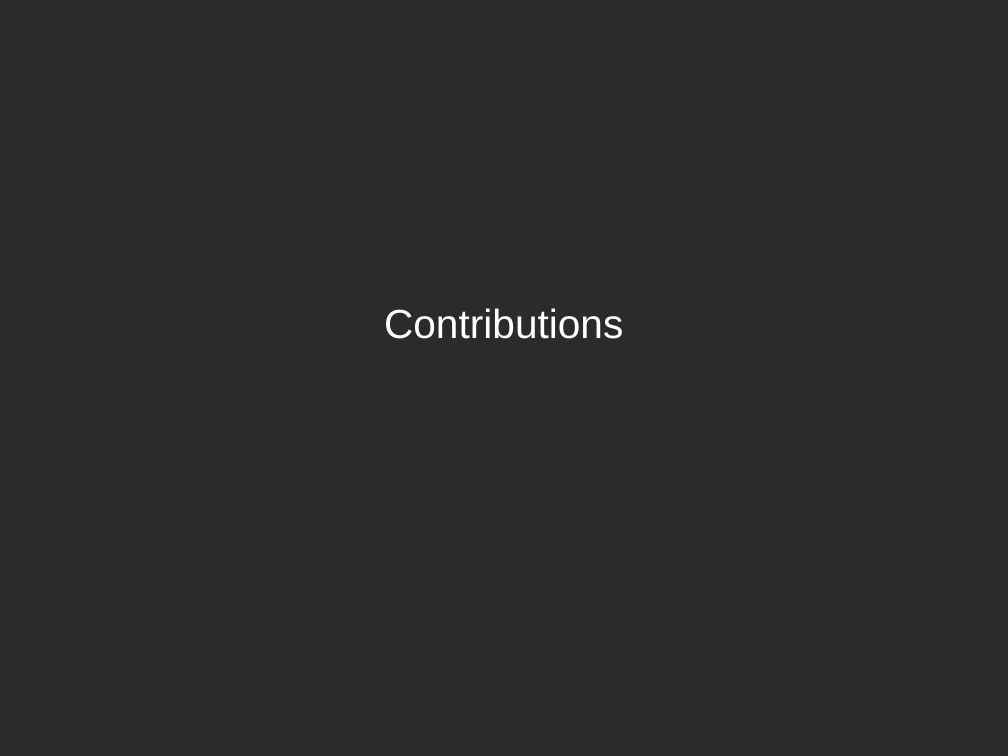
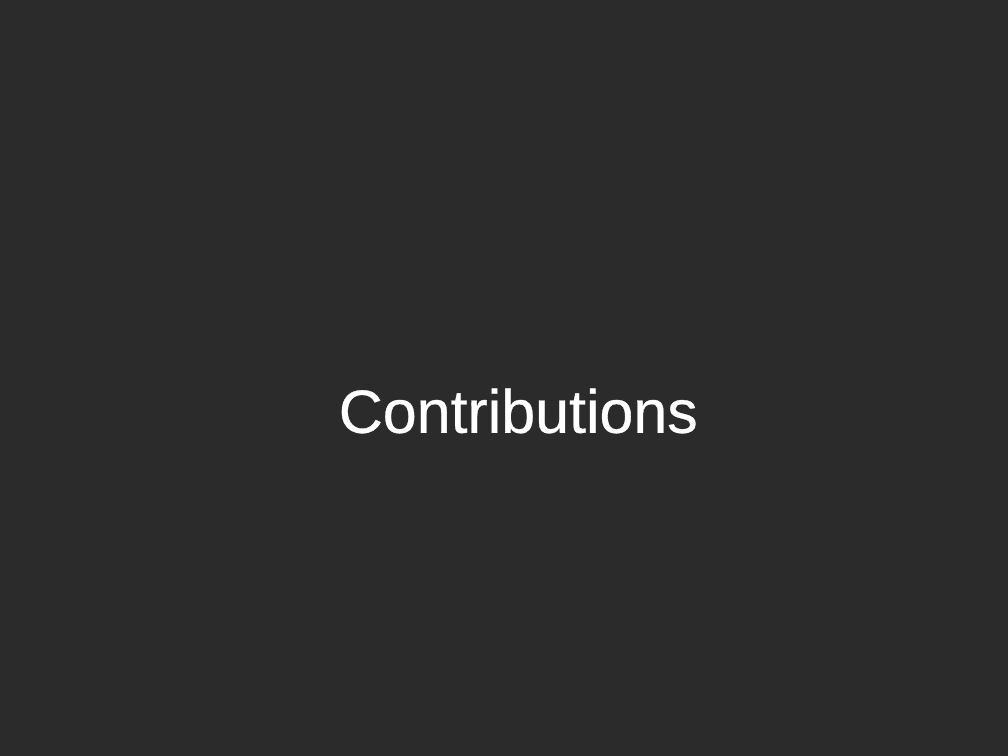
Before and after one commit to bobby-vandiver/cs485-xna-final, a slide deck: slide 11 of team3.odp. Drawn at 1008x756 pixels with LibreOffice and Linux fonts; fonts in the diff are those of the drawing; background and template pictures are left out; a plain dark background stands for a picture behind light text. Boxes give left, top, right and bottom in pixels: in the first picture for what was removed or moved away, otherwise in the second. Text is boxed around its words. In the diff, an @@ line names an element or a change of style, - is before the commit and + after.

Commit message:
Changing font color on slides.

```diff
--- a/team3.odp
+++ b/team3.odp
@@ subtitle "Contributions": place and size @@
-subtitle "Contributions" at (384, 308, 623, 339)
+subtitle "Contributions" at (339, 388, 698, 434)
@@ subtitle "Contributions" at (339, 388, 698, 434): size 32 to 48 pt, letter outline none to #FFFFFF 0.75 pt @@
```
Also in this commit, not shown: 13 other slides changed.
